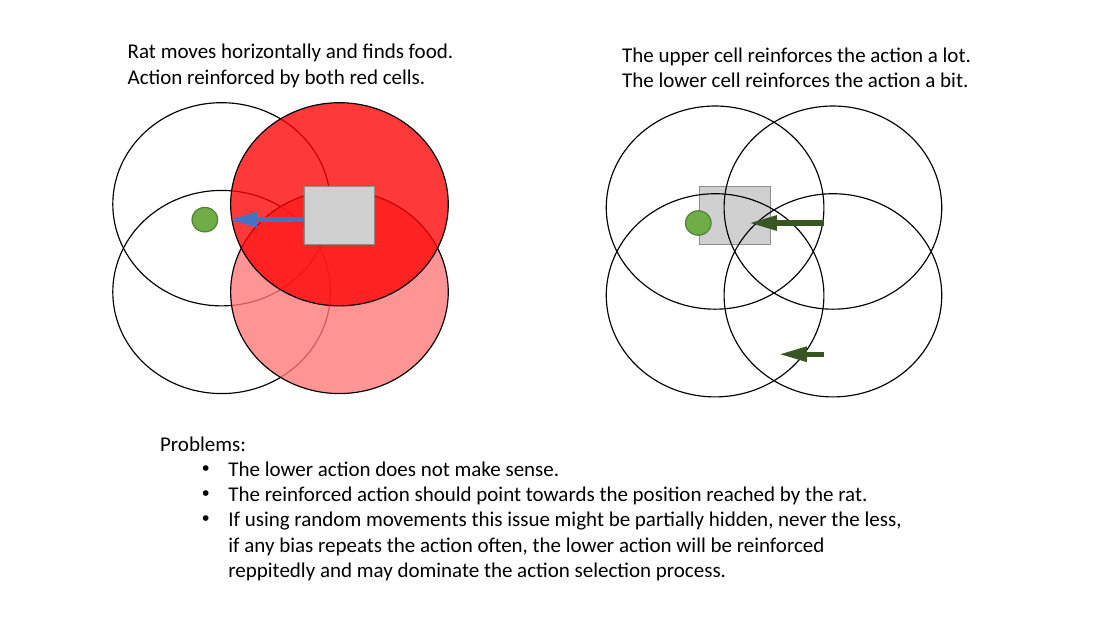
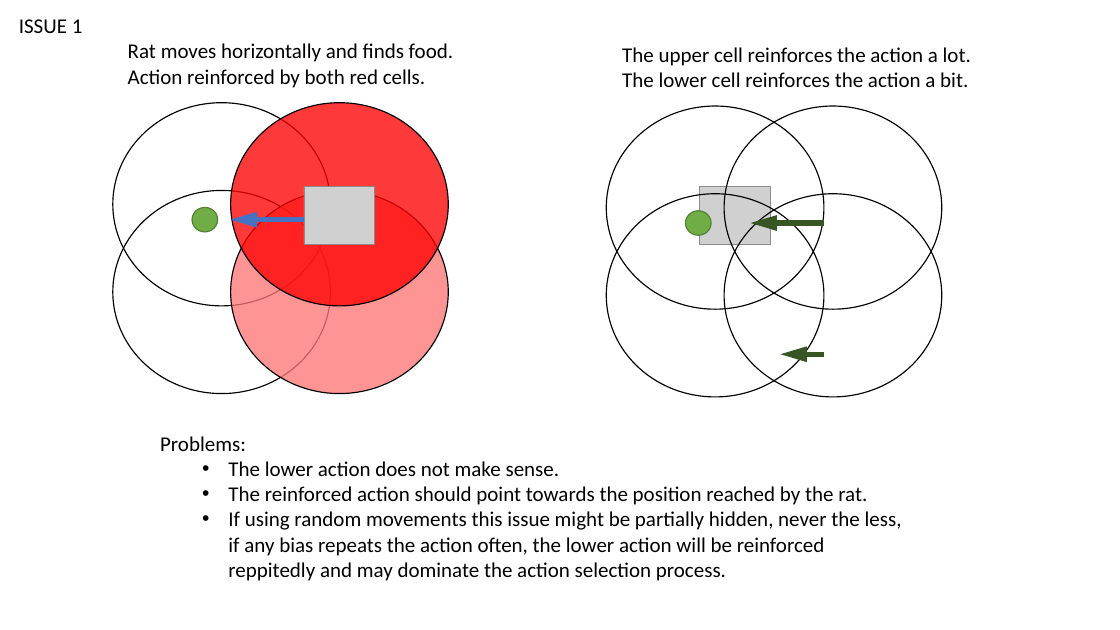
Before and after one commit to biorobaw/scs, a slide deck: slide 1 of multiscalemodel/src/edu/usf/ratsim/model/morris_replay/logging/issues.pptx. Drawn at 1120x630 pixels with LibreOffice and Linux fonts; fonts in the diff are those of the drawing; grey boxes stand for pictures. Boxes give left, top, right and bottom in pixels: in the first picture for what was removed or moved away, otherwise in the second. Text is boxed around its words. In the diff, an @@ line names an element or a change of style, - is before the commit and + after.

```diff
--- a/multiscalemodel/src/edu/usf/ratsim/model/morris_replay/logging/issues.pptx
+++ b/multiscalemodel/src/edu/usf/ratsim/model/morris_replay/logging/issues.pptx
@@ text added at [19, 19, 83, 33], 18 pt, text #000000 @@
+ISSUE 1
```
Also in this commit, not shown: 4 slides added, 1 slide removed, 5 other files.
